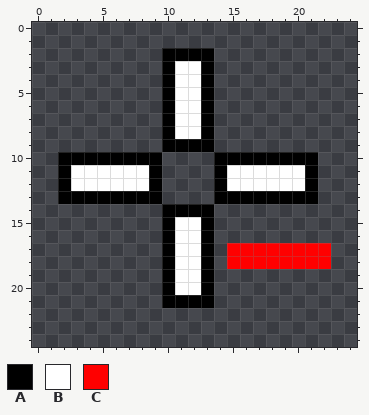
Pixel-art sprite -- icons/cross-minus.png. The first picture shows the starting point.
The file is 25x25 pixels. The old version is drawn lined up with the new one.
Palette (. is transparent): A #000000  B #ffffff  C #ff0000
Pixels before, first column x 2:
 2 ........AAAA.........
 3 ........ABBA.........
 4 ........ABBA.........
 5 ........ABBA.........
 6 ........ABBA.........
 7 ........ABBA.........
 8 ........ABBA.........
 9 ........AAAA.........
10 AAAAAAAA....AAAAAAAA.
11 ABBBBBBA....ABBBBBBA.
12 ABBBBBBA....ABBBBBBA.
13 AAAAAAAA....AAAAAAAA.
14 ........AAAA.........
15 ........ABBA.........
16 ........ABBA.........
17 ........ABBA.CCCCCCCC
18 ........ABBA.CCCCCCCC
19 ........ABBA.........
20 ........ABBA.........
21 ........AAAA.........
Now the later version:
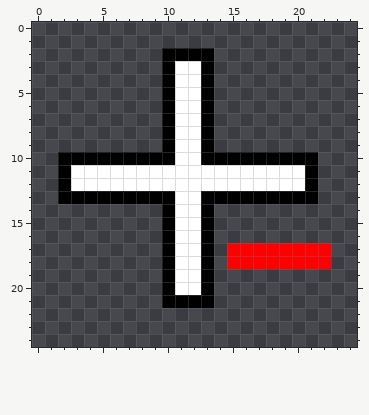
Change:
whole drawing moved by -1,-1 (the old picture is shown already moved)
Changed rows in their new state; - is an unchanged pixel.
first column x 9:
 9 --BB--
10 -ABBA-
11 BBBBBB
12 BBBBBB
13 -ABBA-
14 --BB--
